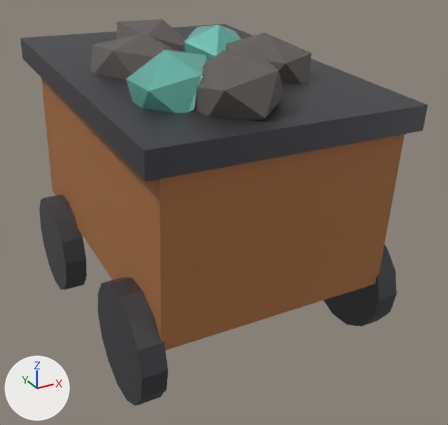
Before and after pictures for a commit that changed the Blender file bramblecrown/source-art/ore_cart.blend.
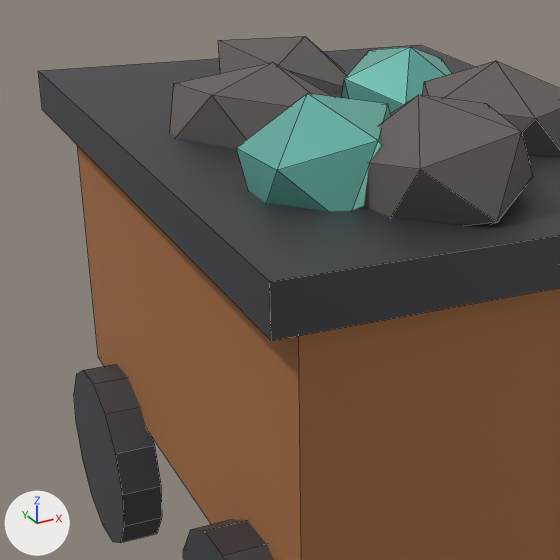
There are two pictures of each version: one whole from a camera (50 mm lens) standing at (-0.593, -1.199, 0.822) and looking at (0.035, -0.057, 0.251), one close up on the part from 0% to 67% of the width and 0% to 70% of the height. Lighting does not change. The marker at lower left points along +X, +Y and +Z. The first two pictures are the older version. The close-ups show mesh edges as thin lines.

Objects in the first close-up: 'ore_cart'.
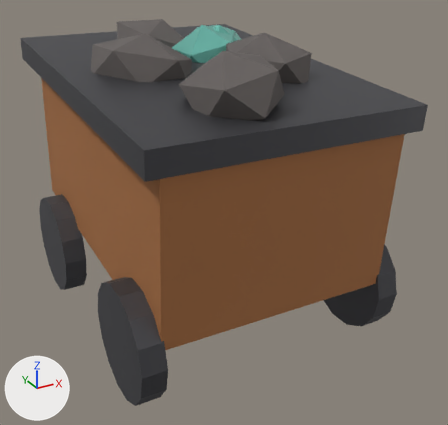
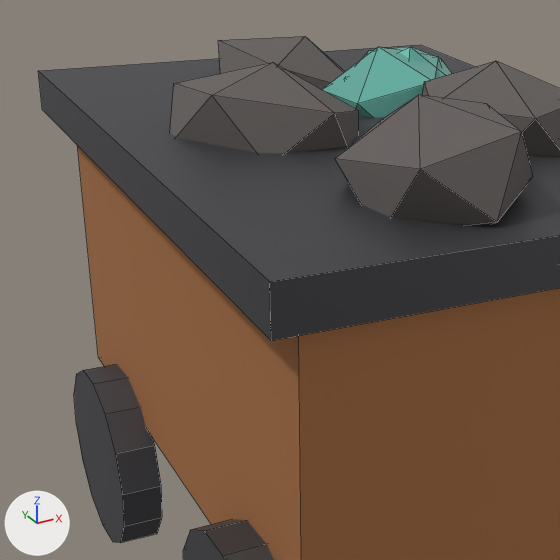
Changed parts and their boxes [x1, y1, x2, y2] in the close-ups (560 x 560 px; the box of a moved part takes in the faces that stretch with it):
part 1 of me_cube, moved or reshaped
    before: [236, 93, 391, 212]
    after: [322, 47, 441, 118]

Patch to the scene script:
```diff
--- a/bramblecrown/source-art/ore_cart.blend.py
+++ b/bramblecrown/source-art/ore_cart.blend.py
@@ me_cube @@
 me_cube.from_pydata(...)  # 200 vertices, 196 faces; spans x -0.295..0.295, y -0.391..0.391, z 0.003..0.649
 # used by ob_ore_cart; location = (0.0, 0.0, 0.0)
+# me_cube part 1: the loose piece of 12 vertices spanning x -0.212..-0.065, y -0.263..-0.106, z 0.512..0.648 is moved by (0.213, 0.275, 0.0)
 me_cube.materials.append(mat_flaking_rust)
```
